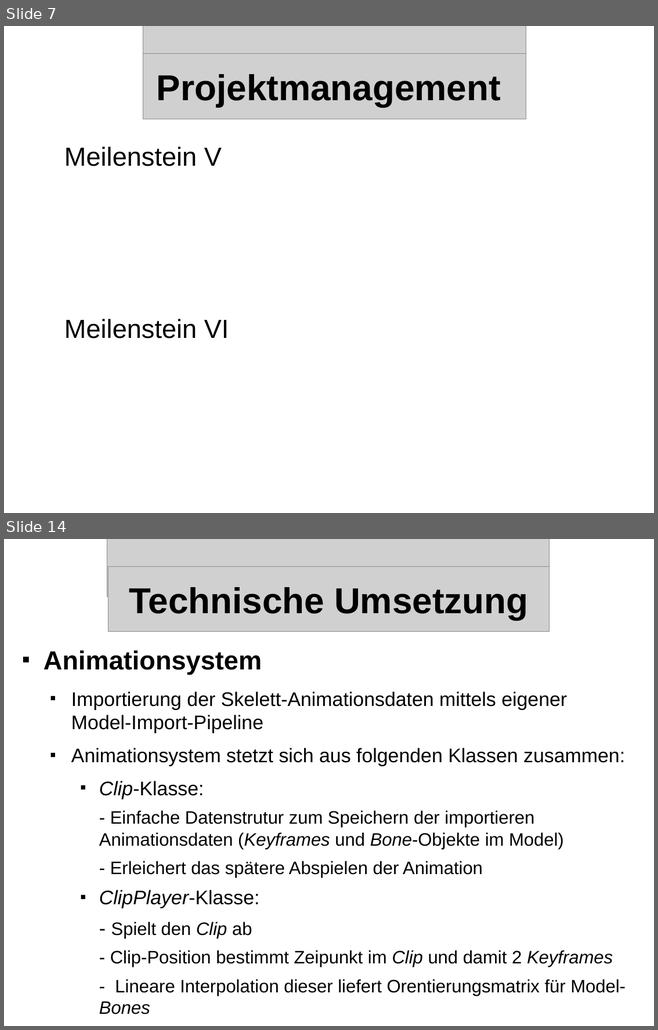
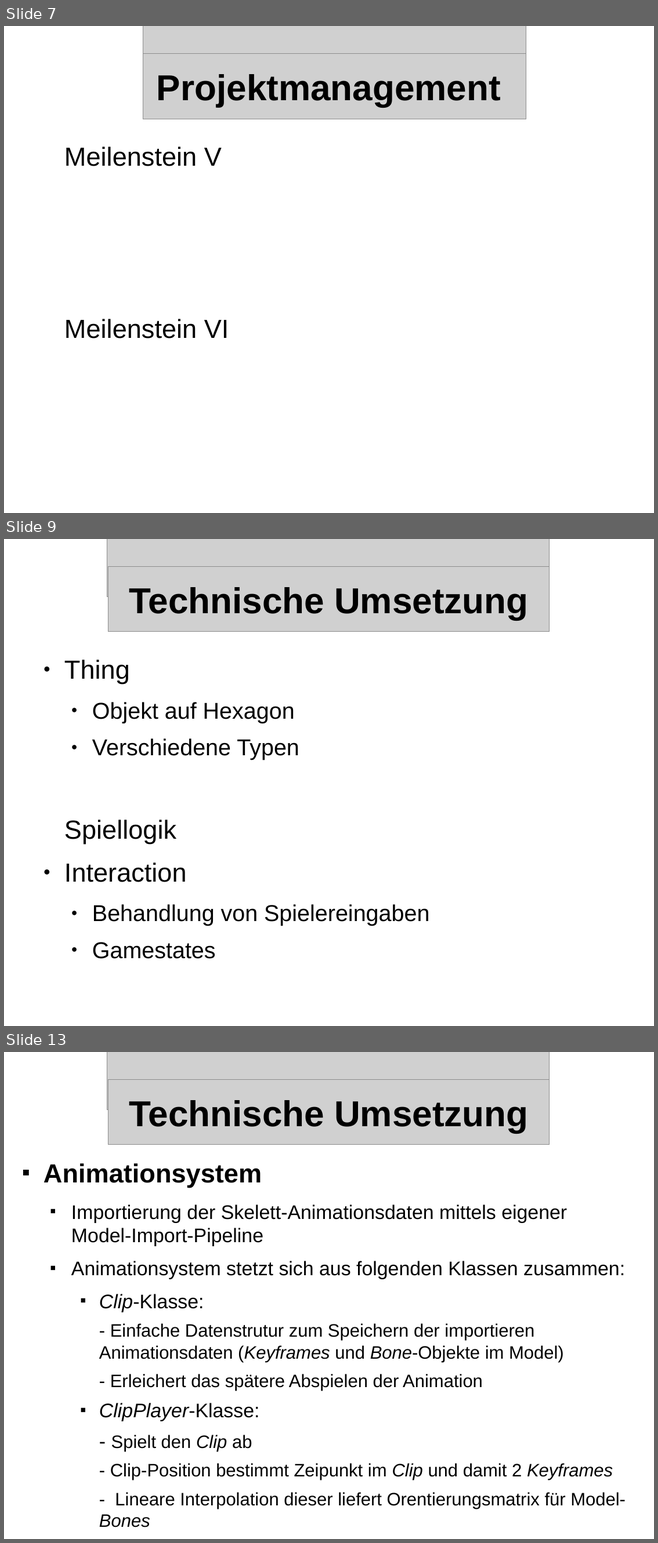
Before and after one commit to streber91/3D-Game-Project, a slide deck: Documents/Präsentationen/Underlord Abschlusspräsentation.odp. Shown one above the other, each under a label of ours: slides 7 and 14 before the commit, slides 7, 9 and 13 after it; the slides between them are not shown. The pictures are 658x1030 and 658x1543 pixels, drawn with LibreOffice and Linux fonts; fonts in the diff are those of the drawing; grey boxes stand for pictures; background and template pictures are left out. Boxes give left, top, right and bottom in pixels: in the first picture for what was removed or moved away, otherwise in the second. Text is boxed around its words. In the diff, an @@ line names an element or a change of style, - is before the commit and + after.

```diff
--- a/Documents/Präsentationen/Underlord Abschlusspräsentation.odp
+++ b/Documents/Präsentationen/Underlord Abschlusspräsentation.odp
@@ slide 9 added at (4,539,654,1026), background picture (left out) @@
@@ picture added at (107,539,549,597) @@
@@ picture added at (108,567,549,632) @@
@@ title added at (129,587,528,620), 44 pt, text #000000, bold @@
+Technische Umsetzung
@@ text added at (64,660,429,959), 28 pt, text #000000 @@
+● Thing
+  ● Objekt auf Hexagon
+  ● Verschiedene Typen
+Spiellogik
+● Interaction
+  ● Behandlung von Spielereingaben
+  ● Gamestates
@@ what was slide 14 is now slide 13 @@
```
Also in this commit, not shown: 4 other slides added, 6 slides removed, 1 other file.
